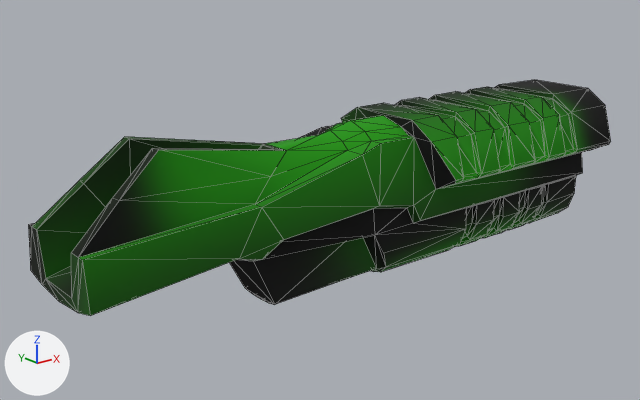
Before and after pictures for a commit that changed the glTF model base/loadout/bubble/weapon.glb.
The view is the same before and after, from a 50 mm lens placed at (-18.4, -29.0, 13.4), pointed at (5.6, 1.0, 1.4). Lighting does not change. The marker at lower left points along +X, +Y and +Z. Mesh edges are drawn as thin lines.

Names of what the first picture shows: 'Plasmagun_noesis_meshnode_0000'.
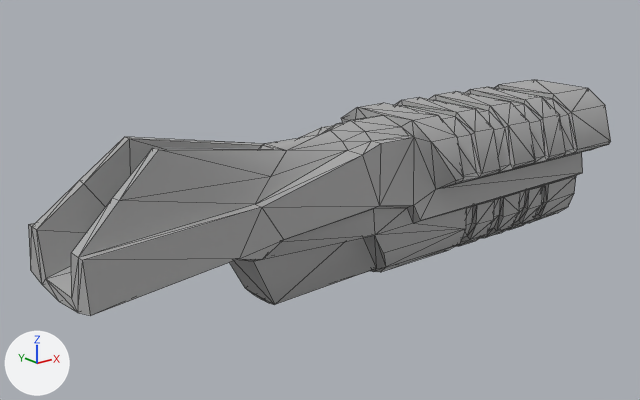
Boxes [x1, y1, x2, y2] around the edits, measured in the pictures (640 x 400 px):
'Plasmagun_noesis_meshnode_0000', recoloured (green to grey)
    both: [28, 80, 611, 316]

The change in detail:
Material 'weapon' (mat_weapon) is new.
Its base color is (0.588, 0.588, 0.588) (light grey #cacaca).
Its metallic is 1.0.
Its roughness is 0.859.
me_plasmagun has 483 vertices, 962 faces and spans x -7.3..21.3, y -3.5..3.5, z -2.1..5.7.
me_plasmagun no longer uses material mat_weapons_pg (picture img_model0_tex00).
me_plasmagun now uses material mat_weapon (light grey #cacaca).
